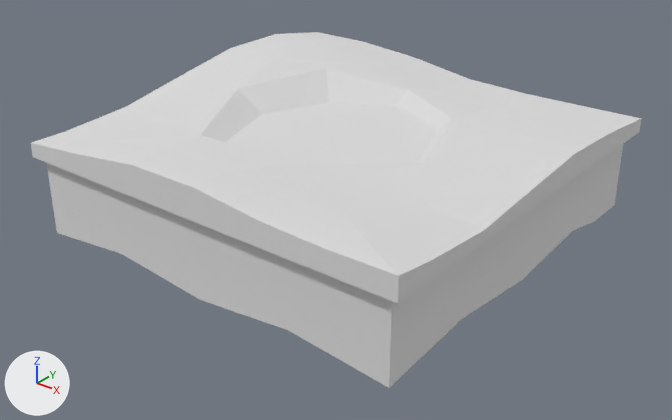
The glTF model models/ultimate-pack/low-poly-10/m/terrains-world-oasis.glb as it was, and as the next commit left it.
One viewpoint serves both versions: a 50 mm lens placed at (24.8, -31.7, 15.4), pointed at (0.3, -1.1, -3.6). Every picture has the same lights, and +X, +Y and +Z are marked at lower left. The first picture is the older version. Where no turn or scale is listed for an object, it has been applied to the vertices.

Names of what the first picture shows: 'world-oasis'.
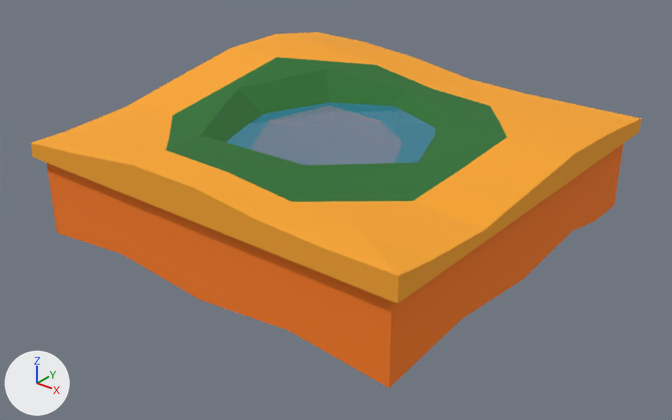
Where the change shows, as pixel boxes (x1, y1, x2, y2) in the pictures (672 x 420 px):
'world-oasis', recoloured: (31, 32, 641, 388) in both

The change in detail:
Material '29 ORANGE-LIGHT' (mat_29_orange_light) changes colour from white #e7e7e7 to orange #faa62d; in linear values from (0.8, 0.8, 0.8) to (0.956, 0.381, 0.0262).
Material '35 GREEN-MEDIUM' (mat_35_green_medium) changes colour from white #e7e7e7 to dark green #307135; in linear values from (0.8, 0.8, 0.8) to (0.0296, 0.165, 0.0356).
Material '28 ORANGE' (mat_28_orange) changes colour from white #e7e7e7 to orange #fc7d20; in linear values from (0.8, 0.8, 0.8) to (0.973, 0.205, 0.0144).
Material '48 TRANSPARENT-BLUE' (mat_48_transparent_blue) changes colour from white #e7e7e7 to cyan #3892b4; in linear values from (0.8, 0.8, 0.8) to (0.0398, 0.289, 0.459).
